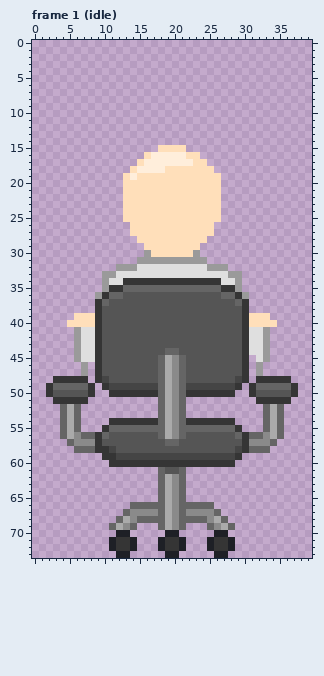
Pixel-art file -- art/character.aseprite. Above, as it was before the edit.
40x74 pixels, 2 frames. Shown: frame 1 (idle).
And afterwards:
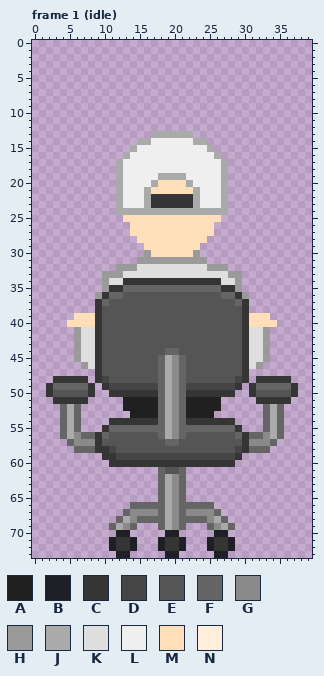
Palette (. is transparent): A #202020  B #1e2026  C #353535  D #454545  E #555555  F #656565  G #8a8a8a  H #9a9a9a  J #aaaaaa  K #dfdfdf  L #efefef  M #ffdfba  N #ffeedb
The exact change:
--- frame 1 (idle), layers "hat", "character"
@@ x 10..29 @@
 12 ....................
-13 ....................
-14 ....................
-15 ........MMMM........
-16 ......MNNNNNMM......
-17 .....MNNNNNNNMM.....
-18 ....MNNNNMMMMMMM....
-19 ...MNMMMMMMMMMMMM...
-20 ...MMMMMMMMMMMMMM...
-21 ...MMMMMMMMMMMMMM...
-22 ...MMMMMMMMMMMMMM...
-23 ...MMMMMMMMMMMMMM...
-24 ...MMMMMMMMMMMMMM...
+13 .......JJJJJJ.......
+14 .....JJLLLLLLJJ.....
+15 ....JLLLLLLLLLLJ....
+16 ...JLLLLLLLLLLLLJ...
+17 ..JLLLLLLLLLLLLLLJ..
+18 ..JLLLLLLLLLLLLLLJ..
+19 ..JLLLLLJJJJLLLLLJ..
+20 ..JLLLLJMMMMJLLLLJ..
+21 ..JLLLJMMMMMMJLLLJ..
+22 ..JLLLJCCCCCCJLLLJ..
+23 ..JLLLJCCCCCCJLLLJ..
+24 ..JJJJJJJJJJJJJJJJ..
 25 ...MMMMMMMMMMMMMM...
@@ x 10..14 @@
 32 ..HHH
-33 HHKKK
+33 HHHKK
 34 HKKCC
@@ x 0..39 @@
 44 ......HKKCEEEEEEEEEFFEEEEEEEEECKKH......
-45 ......HKKCEEEEEEEEFJGFEEEEEEEEC.KH......
-46 .......H.CEEEEEEEEFJGFEEEEEEEEC.H.......
-47 .......H.CEEEEEEEEFJGFEEEEEEEEC.H.......
+45 ......HKKCEEEEEEEEFJGFEEEEEEEECKKH......
+46 .......HKCEEEEEEEEFJGFEEEEEEEECKH.......
+47 .........CEEEEEEEEFJGFEEEEEEEEC.........
 48 ...CCCCC.CDEEEEEEEFJGFEEEEEEEDC.CCCCC...
@@ x 11..28 @@
 50 CCCCCCCFJGFCCCCCCC
-51 .......FJGF.......
-52 .......FJGF.......
-53 .......FJGF.......
+51 ..AAAAAFJGFAAAAA..
+52 ..AAAAAFJGFAAAAA..
+53 ...AAAAFJGFAAAA...
 54 CCCCCCCFJGFCCCCCCC
